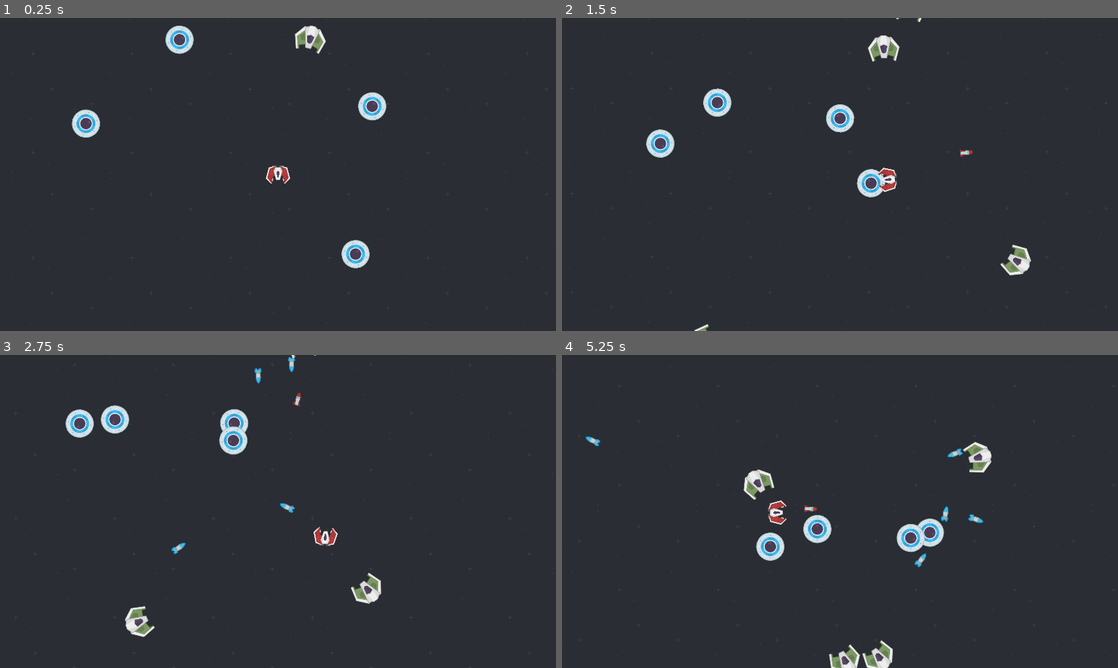
Above: before the commit, frames 1-4 (two rows, left to right).
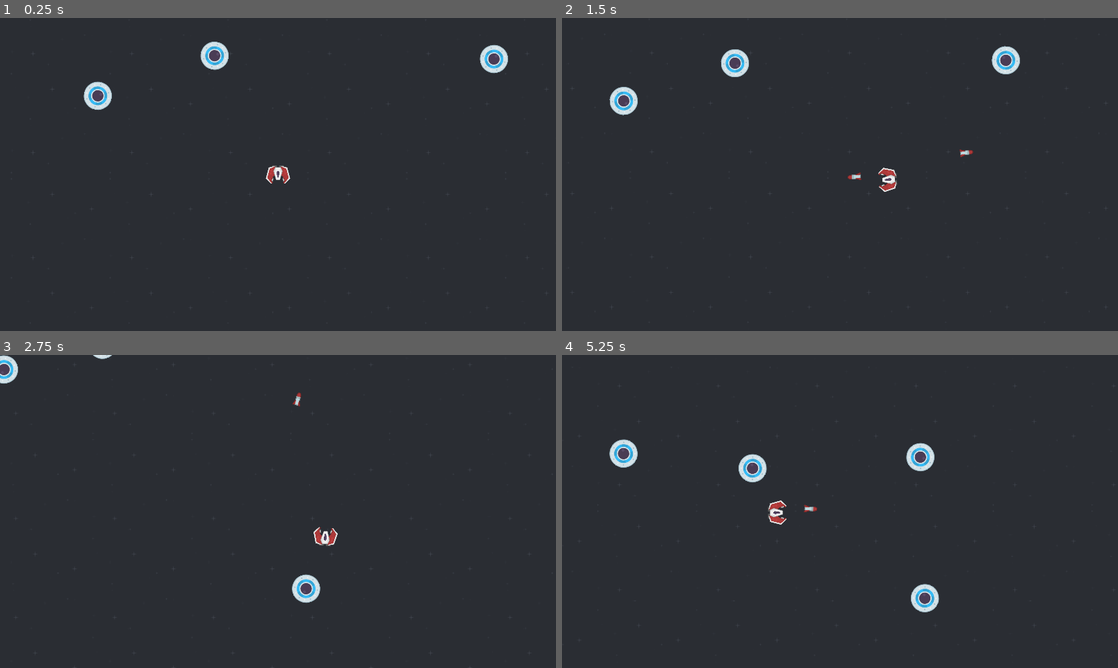
Above: after the commit, the same moments.

Repository: RyanDeBarros/Space-Raiders
Game: Godot game, scene res://levels/sandbox.tscn
Two runs of this game, one before a commit and one after it. Both use one fixed random seed, a clock stepped at 60 frames per second and the inputs below.
Inputs (mouse positions are in pixels of both pictures, inside the frame that each line leads up to):
- Up to frame 1 (0.25 s): no input
- Up to frame 2 (1.5 s): move the mouse to (962, 158) at 0.52 s; hold D (move_right) 0.53-1.28 s; click (962, 158) at 0.6 s; move the mouse to (728, 190) at 1.27 s; hold S (move_down) from 1.28 s (still down); click (728, 190) at 1.35 s
- Up to frame 3 (2.75 s): move the mouse to (333, 442) at 2.02 s; release S (move_down) at 2.03 s; hold D (move_right) from 2.03 s (still down); click (333, 442) at 2.1 s
- Up to frame 4 (5.25 s): move the mouse to (812, 574) at 2.77 s; release D (move_right) at 2.78 s; hold W (move_up) 2.78-3.53 s; click (812, 574) at 2.85 s; move the mouse to (1006, 558) at 3.52 s; hold A (move_left) 3.53-5.03 s; click (1006, 558) at 3.6 s; move the mouse to (673, 464) at 4.27 s; click (673, 464) at 4.35 s; move the mouse to (867, 511) at 5.02 s; hold S (move_down) from 5.03 s (still down); click (867, 511) at 5.1 s

The runs differ from the first frame. In frame 1, 2.9% of the frame differs, in the area x 12-92%, y 2-80%; in frame 2, 3.3%; in frame 3, 2.9%; in frame 4, 4.2%, in the area x 4-78%, y 26-100%.

Commit message:
Added new UFO design

Diff:
--- a/autoloads/info.gd
+++ b/autoloads/info.gd
@@ -5,9 +5,15 @@
 }
 
 var projectile_JSON
+var enemy_JSON
+
+var player
 
 
 func _ready() -> void:
 	var file = FileAccess.open("res://txt/projectile_info.json", FileAccess.READ)
 	projectile_JSON = JSON.parse_string(file.get_as_text())
 	file.close()
+	file = FileAccess.open("res://txt/enemy_info.json", FileAccess.READ)
+	enemy_JSON = JSON.parse_string(file.get_as_text())
+	file.close()
--- /dev/null
+++ b/enemy/ufo.gd
@@ -0,0 +1,74 @@
+extends Area2D
+
+
+@export var level := 1
+
+var ufo_info: Dictionary
+
+var active := true
+var angular_dir: int
+var direction := Vector2.ZERO
+var speed: float
+var max_speed: float
+var move_interval: float
+var aggro_range_squared: float
+
+@onready var health_component: HealthComponent = $HealthComponent
+@onready var overlap_component: OverlapComponent = $OverlapComponent
+@onready var move_interval_timer: Timer = $MoveIntervalTimer
+
+
+func _ready():
+	setup_info()
+	move_interval_timer.timeout.connect(_on_move_interval_end)
+	angular_dir = randi_range(0, 1) * 2 - 1
+
+
+func _process(delta: float) -> void:
+	if active and position.distance_squared_to(Info.player.position) <= aggro_range_squared:
+		speed = minf(speed + ufo_info["movement"]["acceleration"] * delta, max_speed)
+		if not direction:
+			_on_move_interval_end()
+	else:
+		direction = Vector2.ZERO
+		speed = maxf(speed - ufo_info["movement"]["deceleration"] * delta, 0)
+	position += direction * delta * speed
+	rotation += ufo_info["movement"]["angular_speed"] * angular_dir * delta
+
+
+func _on_move_interval_end():
+	max_speed = Math.rand_mediani(ufo_info["speed"]["min"], ufo_info["speed"]["median"],\
+			ufo_info["speed"]["max"])
+	move_interval = Math.rand_medianf(ufo_info["move_interval"]["min"],\
+			ufo_info["move_interval"]["median"], ufo_info["move_interval"]["max"])
+	move_interval_timer.start(move_interval)
+	direction = position.direction_to(Info.player.position).rotated(randf() * ufo_info["follow_spread"])
+
+
+func setup_info(lvl := level):
+	ufo_info = Info.enemy_JSON["ufo"][str(lvl)]
+	overlap_component.wait_time = ufo_info["collide"]["wait_time"]
+	health_component.initial_health = ufo_info["max_health"]
+	aggro_range_squared = ufo_info["aggro_range"] ** 2
+
+
+func collide_player(player: Area2D):
+	player.take_damage(ufo_info["collide"]["damage"])
+	health_component.health -= player.collide_damage
+
+
+func projectile_hit(projectile: Area2D):
+	health_component.health -= projectile.damage
+
+
+func die() -> void:
+	var explosion = Scenes.EXPLOSION_SCENE.instantiate()
+	get_tree().get_first_node_in_group("explosion_manager").add_child(explosion)
+	explosion.position = position
+	explosion.scale *= ufo_info["appearance"]["explosion_scale_mult"]
+	queue_free()
+
+
+func disable():
+	overlap_component.disable()
+	active = false
--- /dev/null
+++ b/enemy/ufo.tscn
@@ -0,0 +1,31 @@
+[gd_scene load_steps=6 format=3 uid="uid://bilntsvd8ywk5"]
+
+[ext_resource type="Texture2D" uid="uid://b1lwr4nvb08jh" path="res://assets/ships/ufos/ufoBlue.png" id="1_88iab"]
+[ext_resource type="Script" path="res://enemy/ufo.gd" id="1_ice5w"]
+[ext_resource type="PackedScene" uid="uid://tw06550bothw" path="res://logic/health_component.tscn" id="3_mdwq7"]
+[ext_resource type="PackedScene" uid="uid://6gjbgm3xmmt8" path="res://logic/overlap_component.tscn" id="4_aypkv"]
+
+[sub_resource type="CircleShape2D" id="CircleShape2D_ptld1"]
+radius = 36.0
+
+[node name="UFO" type="Area2D" groups=["enemy"]]
+script = ExtResource("1_ice5w")
+
+[node name="Sprite" type="Sprite2D" parent="."]
+scale = Vector2(0.8, 0.8)
+texture = ExtResource("1_88iab")
+
+[node name="CollisionShape2D" type="CollisionShape2D" parent="."]
+shape = SubResource("CircleShape2D_ptld1")
+
+[node name="HealthComponent" parent="." node_paths=PackedStringArray("die_object") instance=ExtResource("3_mdwq7")]
+die_object = NodePath("..")
+die_callback = "die"
+
+[node name="OverlapComponent" parent="." node_paths=PackedStringArray("instance") instance=ExtResource("4_aypkv")]
+instance = NodePath("..")
+callback = "collide_player"
+target_groups = Array[String](["player"])
+
+[node name="MoveIntervalTimer" type="Timer" parent="."]
+one_shot = true
--- a/levels/level.gd
+++ b/levels/level.gd
@@ -8,6 +8,7 @@
 
 func _ready() -> void:
 	Info.level_data["arena_rect"] = arena_collision.shape.get_rect()
+	Info.player = get_tree().get_first_node_in_group("player")
 	player.setup_camera_limits()
 	Input.set_default_cursor_shape(Input.CURSOR_CROSS)
 
--- a/levels/sandbox.tscn
+++ b/levels/sandbox.tscn
@@ -1,10 +1,9 @@
-[gd_scene load_steps=7 format=3 uid="uid://ctxltwcj5mpeg"]
+[gd_scene load_steps=6 format=3 uid="uid://ctxltwcj5mpeg"]
 
 [ext_resource type="Script" path="res://levels/level.gd" id="1_8a0rs"]
 [ext_resource type="PackedScene" uid="uid://dnuto0c2ouck5" path="res://player/player.tscn" id="2_1vmdd"]
 [ext_resource type="Texture2D" uid="uid://eahqm3cqwbbd" path="res://assets/bkgs/blue.png" id="2_lejju"]
-[ext_resource type="PackedScene" uid="uid://bowc4q5hg75wy" path="res://enemy/ufo_old.tscn" id="4_g75es"]
-[ext_resource type="PackedScene" uid="uid://dc3tg4sxnqxqr" path="res://enemy/minion_old.tscn" id="5_72cr4"]
+[ext_resource type="PackedScene" uid="uid://bilntsvd8ywk5" path="res://enemy/ufo.tscn" id="4_wbnl3"]
 
 [sub_resource type="RectangleShape2D" id="RectangleShape2D_sewky"]
 size = Vector2(3000, 3000)
@@ -24,7 +23,6 @@
 stretch_mode = 1
 
 [node name="Arena" type="Area2D" parent="."]
-visible = false
 
 [node name="CollisionShape2D" type="CollisionShape2D" parent="Arena"]
 shape = SubResource("RectangleShape2D_sewky")
@@ -41,29 +39,17 @@
 [node name="Enemies" type="Node2D" parent="."]
 z_index = -10
 
-[node name="UFO" parent="Enemies" instance=ExtResource("4_g75es")]
-position = Vector2(274, -182)
+[node name="UFO" parent="Enemies" instance=ExtResource("4_wbnl3")]
+position = Vector2(-467, -204)
 
-[node name="UFO2" parent="Enemies" instance=ExtResource("4_g75es")]
-position = Vector2(-261, -383)
+[node name="UFO2" parent="Enemies" instance=ExtResource("4_wbnl3")]
+position = Vector2(-164, -308)
 
-[node name="UFO3" parent="Enemies" instance=ExtResource("4_g75es")]
-position = Vector2(-523, -144)
+[node name="UFO3" parent="Enemies" instance=ExtResource("4_wbnl3")]
+position = Vector2(560, -299)
 
-[node name="UFO4" parent="Enemies" instance=ExtResource("4_g75es")]
-position = Vector2(202, 243)
+[node name="UFO4" parent="Enemies" instance=ExtResource("4_wbnl3")]
+position = Vector2(389, 468)
 
-[node name="UFO5" parent="Enemies" instance=ExtResource("4_g75es")]
-position = Vector2(-866, 315)
-
-[node name="Minion" parent="Enemies" instance=ExtResource("5_72cr4")]
-position = Vector2(56, -359)
-
-[node name="Minion2" parent="Enemies" instance=ExtResource("5_72cr4")]
-position = Vector2(-547, 512)
-
-[node name="Minion3" parent="Enemies" instance=ExtResource("5_72cr4")]
-position = Vector2(547, -505)
-
-[node name="Minion4" parent="Enemies" instance=ExtResource("5_72cr4")]
-position = Vector2(900, 90)
+[node name="UFO5" parent="Enemies" instance=ExtResource("4_wbnl3")]
+position = Vector2(-874, 344)
--- /dev/null
+++ b/logic/health_component.gd
@@ -0,0 +1,20 @@
+class_name HealthComponent
+extends Node
+
+
+@export var initial_health: int:
+	set(value):
+		initial_health = value
+		health = initial_health
+@export var max_health := 0
+@export var die_object: Node
+@export var die_callback: String
+
+@onready var health := initial_health:
+	set(value):
+		if max_health > 0:
+			health = clamp(value, 0, max_health)
+		else:
+			health = max(value, 0)
+		if health == 0:
+			die_object.call(die_callback)
--- /dev/null
+++ b/logic/health_component.tscn
@@ -0,0 +1,6 @@
+[gd_scene load_steps=2 format=3 uid="uid://tw06550bothw"]
+
+[ext_resource type="Script" path="res://logic/health_component.gd" id="1_5o7xj"]
+
+[node name="HealthComponent" type="Node"]
+script = ExtResource("1_5o7xj")
--- /dev/null
+++ b/logic/overlap_component.gd
@@ -0,0 +1,44 @@
+class_name OverlapComponent
+extends Node
+
+
+@export var instance: Area2D
+@export var callback: String
+@export var target_groups: Array[String]
+
+var wait_time := 1.0:
+	set(value):
+		wait_time = value
+		timer.wait_time = wait_time
+
+@onready var timer: Timer = $Timer
+
+
+func _ready() -> void:
+	timer.timeout.connect(_delegate)
+	instance.area_entered.connect(_activate)
+	instance.area_exited.connect(_deactivate)
+
+
+func _delegate(area: Area2D) -> void:
+	instance.call(callback, area)
+
+
+func _activate(area: Area2D) -> void:
+	for group in target_groups:
+		if area.is_in_group(group):
+			if timer.is_stopped():
+				_delegate(area)
+				timer.start()
+			return
+
+
+func _deactivate(area: Area2D) -> void:
+	for group in target_groups:
+		if area.is_in_group(group):
+			timer.stop()
+			return
+
+
+func disable() -> void:
+	timer.stop()
--- /dev/null
+++ b/logic/overlap_component.tscn
@@ -0,0 +1,8 @@
+[gd_scene load_steps=2 format=3 uid="uid://6gjbgm3xmmt8"]
+
+[ext_resource type="Script" path="res://logic/overlap_component.gd" id="1_2ltm5"]
+
+[node name="OverlapComponent" type="Node"]
+script = ExtResource("1_2ltm5")
+
+[node name="Timer" type="Timer" parent="."]
--- a/player/player.gd
+++ b/player/player.gd
@@ -90,6 +90,10 @@
 	basic_shot.add_to_group("player_owned")
 
 
+func take_damage(damage: int) -> void:
+	health -= damage
+
+
 func play_hit():
 	#Scenes.play_explosion(Scenes.EXPLOSIONS["cloud"], position)
 	pass
--- a/projectile/basic_shot.gd
+++ b/projectile/basic_shot.gd
@@ -5,16 +5,18 @@
 @onready var projectile_motion: ProjectileMotion = $ProjectileMotion
 @onready var sprite: Sprite2D = $Sprite
 
-var damage := 35
+var damage: int
 
 
 func _on_area_entered(area: Area2D) -> void:
 	if is_in_group("player_owned"):
 		if area.is_in_group("enemy"):
 			area.projectile_hit(self)
+			hit()
 	elif is_in_group("enemy_owned"):
 		if area is Player:
 			area.projectile_hit(self)
+			hit()
 
 
 func setup_from_node(node: Node2D, projectile_info: Dictionary, rotation_offset := 0.0):
--- /dev/null
+++ b/txt/enemy_info.json
@@ -0,0 +1,70 @@
+{
+	"ufo": {
+		"1": {
+			"appearance": {
+				"explosion_scale_mult": 1.0
+			},
+			"max_health": 100,
+			"collide": {
+				"wait_time": 1.0,
+				"damage": 50
+			},
+			"speed": {
+				"min": 100,
+				"median": 120,
+				"max": 150
+			},
+			"move_interval": {
+				"min": 0.5,
+				"median": 1.0,
+				"max": 2.0
+			},
+			"movement": {
+				"angular_speed": 1.0,
+				"acceleration": 20.0,
+				"deceleration": 20.0
+			},
+			"aggro_range": 900,
+			"follow_spread": 0.7
+		}
+	},
+	"minion": {
+		"1": {
+			"max_health": 200,
+			"collide": {
+				"wait_time": 1.0,
+				"damage": 50
+			},
+			"range": {
+				"detect": 1000,
+				"middle": 350
+			},
+			"movement": {
+				"speed_mult": 0.01,
+				"orbiting_speed": 120.0,
+				"orbital_speed_pm": 20.0
+			},
+			"combat": {
+				"cooldown": 2.0,
+				"cooldown_pm": 0.5,
+				"range": 900,
+				"projectile_config": "basic_slow"
+			}
+		}
+	},
+	"heavy": {
+		"1": {
+
+		}
+	},
+	"interceptor": {
+		"1": {
+
+		}
+	},
+	"bomber": {
+		"1": {
+
+		}
+	}
+}
--- a/txt/enemy_info/minion/collide.json
+++ /dev/null
@@ -1,3 +0,0 @@
-{
-	"collide_damage": 50
-}
--- a/txt/enemy_info/minion/combat.json
+++ /dev/null
@@ -1,6 +0,0 @@
-{
-	"cooldown": 2.0,
-	"cooldown_pm": 0.5,
-	"range": 900.0,
-	"projectile_config": "basic"
-}
--- a/txt/enemy_info/minion/health.json
+++ /dev/null
@@ -1,3 +0,0 @@
-{
-	"max_health": 200
-}
--- a/txt/enemy_info/minion/movement.json
+++ /dev/null
@@ -1,9 +0,0 @@
-{
-	"range": {
-		"detect": 1000,
-		"middle": 350
-	},
-	"speed_mult": 0.01,
-	"orbiting_speed": 120.0,
-	"orbital_speed_pm": 20.0
-}
--- a/txt/enemy_info/ufo/collide.json
+++ /dev/null
@@ -1,3 +0,0 @@
-{
-	"collide_damage": 50
-}
--- a/txt/enemy_info/ufo/health.json
+++ /dev/null
@@ -1,3 +0,0 @@
-{
-	"max_health": 100
-}
--- a/txt/enemy_info/ufo/movement.json
+++ /dev/null
@@ -1,14 +0,0 @@
-{
-	"speed": {
-		"min": 100,
-		"median": 120,
-		"max": 150
-	},
-	"move_interval": {
-		"min": 0.5,
-		"median": 1.0,
-		"max": 2.0
-	},
-	"aggro_range": 900,
-	"follow_spread": 0.7
-}
